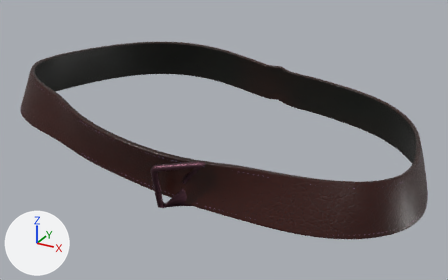
The glTF model godot/art/gear/out/body_p1/ranger.belt.gltf: old version first, new version second.
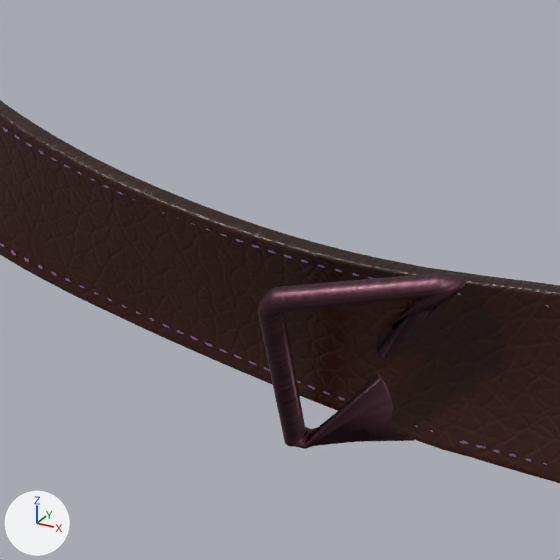
Old and new are each drawn whole from a 50 mm lens placed at (0.2795, -0.4811, 1.2406), pointed at (0.0107, 0.0076, 0.9963) and again close up on the part from 18% to 52% of the width and 32% to 85% of the height. Every picture has the same lights, and +X, +Y and +Z are marked at lower left. The last two pictures show the newer version. Both versions are drawn at full value of the shape key 'hip_flex120_l' of 'ranger.belt.bronze'; the numbers are the values there. Vertices at exactly the same position are counted once.

The older version as bpy lines, for what is in view:
```python
me_ranger_belt_bronze = bpy.data.meshes.new('ranger.belt.bronze')
me_ranger_belt_bronze.from_pydata(...)  # 372 vertices, 744 faces; spans x 0.0152..0.0623, y -0.1304..-0.1043, z 0.9837..1.0353
me_ranger_belt_bronze.materials.append(mat_bronze)
me_ranger_belt_brownleather = bpy.data.meshes.new('ranger.belt.brownleather')
me_ranger_belt_brownleather.from_pydata(...)  # 9920 vertices, 19840 faces; spans x -0.19..0.209, y -0.117..0.165, z 0.968..1.063
me_ranger_belt_brownleather.materials.append(mat_brownleather)
ob_ranger_belt_bronze = bpy.data.objects.new('ranger.belt.bronze', me_ranger_belt_bronze)
ob_ranger_belt_bronze.location = (0.0, 0.0, 0.0)
ob_ranger_belt_brownleather = bpy.data.objects.new('ranger.belt.brownleather', me_ranger_belt_brownleather)
ob_ranger_belt_brownleather.location = (0.0, 0.0, 0.0)
```
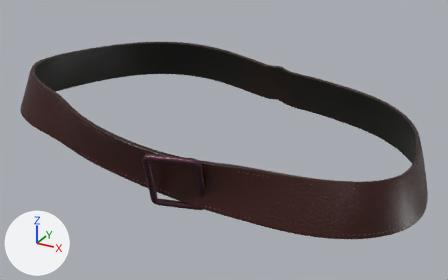
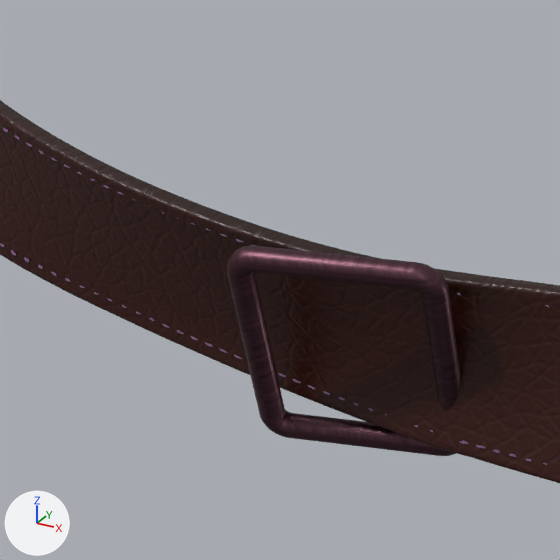
Where the change shows, as pixel boxes [x1, y1, x2, y2] in the close-ups (560 x 560 px):
'ranger.belt.bronze', reshaped (12% wider, 19% taller): before [258, 273, 465, 449]; after [227, 246, 460, 456]

The change, as a list of edits to the scene's bpy script:
```text
Change me_ranger_belt_bronze:
    used by ob_ranger_belt_bronze; location = (0.0, 0.0, 0.0)
    remove me_ranger_belt_bronze.from_pydata(...)  # 372 vertices, 744 faces; spans x 0.0152..0.0623, y -0.1304..-0.1043, z 0.9837..1.0353
    add me_ranger_belt_bronze.from_pydata(...)  # 372 vertices, 744 faces; spans x 0.0095..0.0595, y -0.1319..-0.0994, z 0.9843..1.0387
    me_ranger_belt_bronze part 1: 372 of 372 vertices moved; they spanned x 0.0152..0.0623, y -0.1304..-0.1043, z 0.9837..1.0353 and now span x 0.0095..0.0595, y -0.1319..-0.0994, z 0.9843..1.0387; mean shift (0.0001, 0.0, -0.0001)
```
